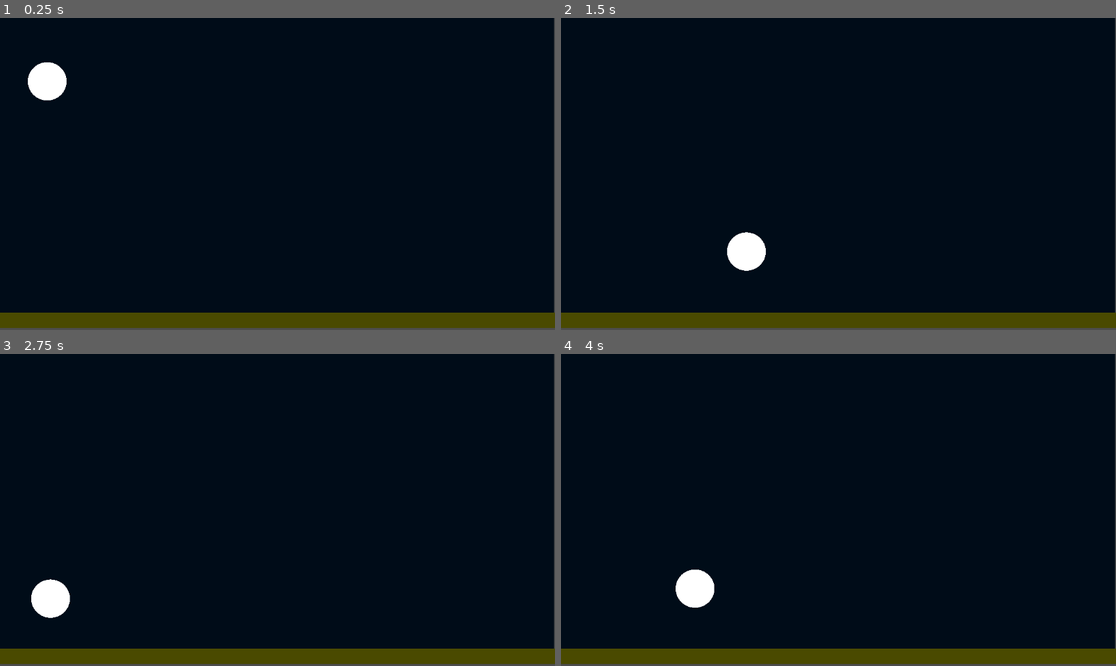
Above: before the commit, frames 1-4 (two rows, left to right).
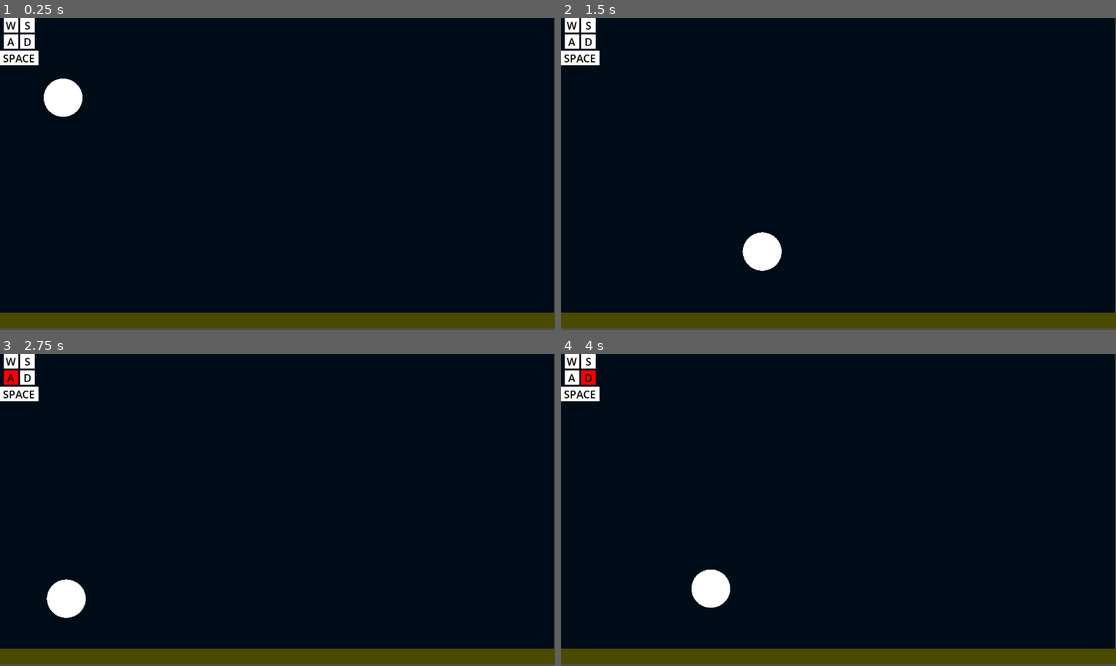
Above: after the commit, the same moments.

Repository: Ramen097/2d-platform-mobil
Game: Godot game, scene res://hello.tscn
Same seed, same stepped clock (60 frames per second), same inputs: the game is played once before the commit and once after it.
Inputs (mouse positions are in pixels of both pictures, inside the frame that each line leads up to):
- Up to frame 1 (0.25 s): no input
- Up to frame 2 (1.5 s): tap Enter at 0.5 s; move the mouse to (960, 158) at 0.52 s; hold D 0.53-1.25 s; tap Space at 0.6, 0.77, 1.07 s; click (960, 158) at 0.67 s; drag from (727, 189) to (810, 236) at 1.27 s
- Up to frame 3 (2.75 s): move the mouse to (333, 441) at 2.02 s; hold A from 2.03 s (still down); tap Space at 2.1 s
- Up to frame 4 (4 s): release A at 2.75 s; drag from (810, 572) to (672, 463) at 2.77 s; tap Space at 3.5, 3.6, 3.77 s; move the mouse to (1005, 556) at 3.52 s; hold D from 3.53 s (still down)

The runs differ from the first frame. In frame 1, 1.8% of the frame differs, in the area x 0-15%, y 0-32%; in frame 2, 1.5%; in frame 3, 1.5%; in frame 4, 1.5%.

Commit message:
Kontroller eklendi

Diff:
--- /dev/null
+++ b/container.gd
@@ -0,0 +1,35 @@
+extends HFlowContainer  # or VFlowContainer or Control, depending on your setup
+
+# Define color for pressed and released states
+const COLOR_PRESSED = Color(1, 0, 0)  # Red when pressed
+const COLOR_RELEASED = Color(1, 1, 1)  # White when released
+
+func _input(event):
+	# Check if the event is a key event
+	if event is InputEventKey:
+		# Check if the key is pressed
+		if event.pressed:
+			match event.keycode:  # Use keycode instead of scancode
+				KEY_W:
+					$ColorW.modulate = COLOR_PRESSED
+				KEY_S:
+					$ColorS.modulate = COLOR_PRESSED
+				KEY_A:
+					$ColorA.modulate = COLOR_PRESSED
+				KEY_D:
+					$ColorD.modulate = COLOR_PRESSED
+				KEY_SPACE:
+					$ColorSpace.modulate = COLOR_PRESSED
+		else:
+			# Check if the key is released
+			match event.keycode:  # Use keycode instead of scancode
+				KEY_W:
+					$ColorW.modulate = COLOR_RELEASED
+				KEY_S:
+					$ColorS.modulate = COLOR_RELEASED
+				KEY_A:
+					$ColorA.modulate = COLOR_RELEASED
+				KEY_D:
+					$ColorD.modulate = COLOR_RELEASED
+				KEY_SPACE:
+					$ColorSpace.modulate = COLOR_RELEASED
--- a/hello.tscn
+++ b/hello.tscn
@@ -1,4 +1,6 @@
-[gd_scene load_steps=9 format=3 uid="uid://724he00o53i8"]
+[gd_scene load_steps=11 format=3 uid="uid://724he00o53i8"]
+
+[ext_resource type="Script" path="res://container.gd" id="1_j5ejq"]
 
 [sub_resource type="CanvasItemMaterial" id="CanvasItemMaterial_6w6o7"]
 
@@ -16,16 +18,19 @@
 
 [sub_resource type="GDScript" id="GDScript_bcyw4"]
 script/source = "extends CharacterBody2D
-
+@onready var color_rect = get_node(\"../Panel/ColorRect\")
 
 const SPEED = 400.0
 const JUMP_VELOCITY = -400.0
-
+var azure = Color.AZURE
 
 func _physics_process(delta: float) -> void:
 	# Add the gravity.
 	if not is_on_floor():
 		velocity += get_gravity() * delta
+		color_rect.modulate = Color()
+	else:
+		color_rect.modulate = Color(0.5,1,1)
 
 	# Handle jump.
 	if Input.is_action_just_pressed(\"ui_up\") and is_on_floor():#
@@ -46,6 +51,11 @@
 
 [sub_resource type="CircleShape2D" id="CircleShape2D_jcbyn"]
 radius = 0.55116
+
+[sub_resource type="LabelSettings" id="LabelSettings_s0sbp"]
+line_spacing = 0.0
+font_size = 22
+font_color = Color(0, 0, 0, 1)
 
 [node name="Node2D" type="Node2D"]
 
@@ -70,11 +80,23 @@
 position = Vector2(0, 4.77778)
 shape = SubResource("RectangleShape2D_ycog5")
 
+[node name="Panel" type="Panel" parent="."]
+visible = false
+offset_right = 40.0
+offset_bottom = 40.0
+
+[node name="ColorRect" type="ColorRect" parent="Panel"]
+layout_mode = 0
+offset_right = 132.0
+offset_bottom = 40.0
+color = Color(0.836144, 0.310344, 0.494803, 1)
+
 [node name="Payer" type="CharacterBody2D" parent="."]
-position = Vector2(98, 103)
+position = Vector2(131, 137)
 scale = Vector2(80.5907, 79.5)
 disable_mode = 2
 script = SubResource("GDScript_bcyw4")
+metadata/_edit_group_ = true
 
 [node name="MeshInstance2D" type="MeshInstance2D" parent="Payer"]
 mesh = SubResource("SphereMesh_rxhjh")
@@ -82,4 +104,84 @@
 [node name="CollisionShape2D" type="CollisionShape2D" parent="Payer"]
 shape = SubResource("CircleShape2D_jcbyn")
 
-[node name="GITHUB WORKING?" type="Node2D" parent="."]
+[node name="Container" type="HFlowContainer" parent="."]
+offset_right = 14.0
+offset_bottom = 14.0
+alignment = 1
+script = ExtResource("1_j5ejq")
+
+[node name="ColorW" type="ColorRect" parent="Container"]
+custom_minimum_size = Vector2(30, 30)
+layout_mode = 2
+
+[node name="Label" type="Label" parent="Container/ColorW"]
+clip_contents = true
+layout_mode = 0
+offset_right = 30.0
+offset_bottom = 31.0
+text = "W"
+label_settings = SubResource("LabelSettings_s0sbp")
+horizontal_alignment = 1
+vertical_alignment = 1
+autowrap_mode = 2
+
+[node name="ColorS" type="ColorRect" parent="Container"]
+custom_minimum_size = Vector2(30, 30)
+layout_mode = 2
+
+[node name="Label" type="Label" parent="Container/ColorS"]
+clip_contents = true
+layout_mode = 0
+offset_right = 30.0
+offset_bottom = 31.0
+text = "S"
+label_settings = SubResource("LabelSettings_s0sbp")
+horizontal_alignment = 1
+vertical_alignment = 1
+autowrap_mode = 2
+
+[node name="ColorA" type="ColorRect" parent="Container"]
+custom_minimum_size = Vector2(30, 30)
+layout_mode = 2
+
+[node name="Label" type="Label" parent="Container/ColorA"]
+clip_contents = true
+layout_mode = 0
+offset_right = 30.0
+offset_bottom = 31.0
+text = "A"
+label_settings = SubResource("LabelSettings_s0sbp")
+horizontal_alignment = 1
+vertical_alignment = 1
+autowrap_mode = 2
+
+[node name="ColorD" type="ColorRect" parent="Container"]
+custom_minimum_size = Vector2(30, 30)
+layout_mode = 2
+
+[node name="Label" type="Label" parent="Container/ColorD"]
+clip_contents = true
+layout_mode = 0
+offset_right = 30.0
+offset_bottom = 31.0
+text = "D"
+label_settings = SubResource("LabelSettings_s0sbp")
+horizontal_alignment = 1
+vertical_alignment = 1
+autowrap_mode = 2
+
+[node name="ColorSpace" type="ColorRect" parent="Container"]
+custom_minimum_size = Vector2(80, 30)
+layout_mode = 2
+size_flags_horizontal = 4
+
+[node name="Label" type="Label" parent="Container/ColorSpace"]
+clip_contents = true
+layout_mode = 0
+offset_right = 79.0
+offset_bottom = 31.0
+text = "SPACE"
+label_settings = SubResource("LabelSettings_s0sbp")
+horizontal_alignment = 1
+vertical_alignment = 1
+autowrap_mode = 2
